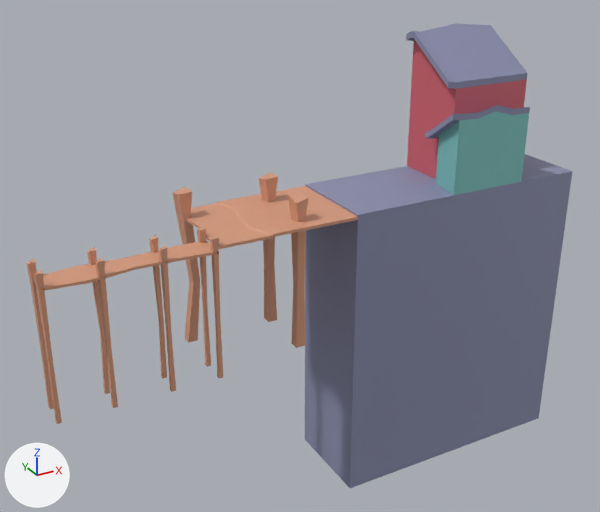
Renders of the FBX model boat/Assets/Models/LeftSideHarbour.fbx from each side of a commit.
Camera for both pictures: a camera (50 mm lens) standing at (-0.253, -0.654, 0.406) and looking at (0.116, 0.017, 0.07). Every picture has the same lights, and +X, +Y and +Z are marked at lower left. Where no turn or scale is listed for an object, it has been applied to the vertices.

Names of what the first picture shows: 'Harbour', 'HarbourWood', 'House_01', 'House_02'.
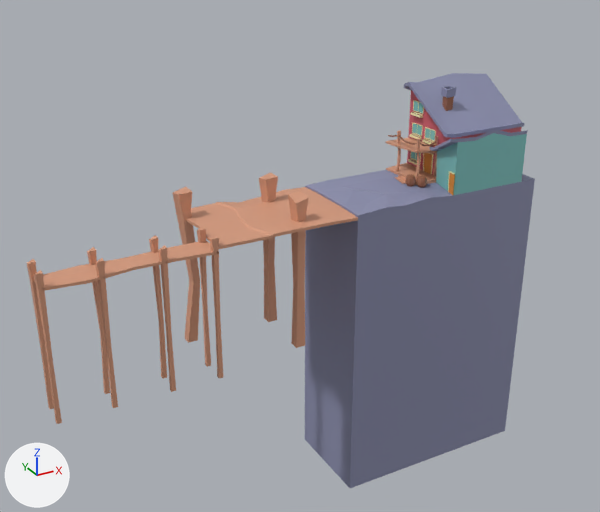
Edits to the bpy script that builds the scene:
```text
Change me_mesh_003:
    remove me_mesh_003.from_pydata(...)  # 32 vertices, 30 faces; spans x -0.0548..0.0452, y -0.0728..0.0, z 0.0..0.1489
    add me_mesh_003.from_pydata(...)  # 268 vertices, 247 faces; spans x 0.2543..0.3567, y -0.0264..0.05, z 0.1325..0.2305
    me_mesh_003 part 1: 268 vertices added at x 0.2543..0.3567, y -0.0264..0.05, z 0.1325..0.2305
    me_mesh_003 part 2: 32 vertices removed from x -0.0548..0.0452, y -0.0728..0.0, z 0.0..0.1489
Change me_mesh_002:
    remove me_mesh_002.from_pydata(...)  # 46 vertices, 44 faces; spans x -0.0083..0.0988, y 0.0..0.0532, z 0.0..0.0846
    add me_mesh_002.from_pydata(...)  # 46 vertices, 44 faces; spans x -0.0095..0.0988, y 0.0..0.0466, z 0.0..0.0605
    me_mesh_002 part 4: 37 of 46 vertices moved; they spanned x -0.0083..0.0988, y 0.0..0.0532, z 0.0..0.0846 and now span x -0.0095..0.0988, y 0.0..0.0466, z 0.0..0.0605; mean shift (0.0002, -0.0017, -0.0175); largest move (-0.0078, 0.0, 0.0825) -> (-0.009, 0.0, 0.0584)
Change me_mesh:
    remove me_mesh.from_pydata(...)  # 8 vertices, 6 faces; spans x 0.0..0.27, y -0.05..0.05, z -0.181..0.133
    add me_mesh.from_pydata(...)  # 70 vertices, 136 faces; spans x 0.0..0.217, y -0.05..0.05, z -0.181..0.135
    me_mesh part 3: 6 vertices removed from x 0.0..0.27, y -0.05..0.05, z -0.181..0.133; 68 vertices added at x 0.0..0.217, y -0.05..0.05, z -0.181..0.135
Change ob_house_02:
    ob_house_02.location: (0.3115, 0.05, 0.1325) -> (0.0, 0.0, 0.0)
Add ob_pcube12:
    ob_pcube12 = bpy.data.objects.new('pCube12', me_mesh_003_1)  # 28 vertices, 22 faces; spans x -0.02..0.02, y -0.0303..0.0303, z -0.0019..0.0019; in mat_standardmaterial (picture img_mainalbedo_png)
    ob_pcube12.location = (0.247, 0.0197, 0.1345)
Add ob_pcylinder2:
    ob_pcylinder2 = bpy.data.objects.new('pCylinder2', me_mesh_013)  # 42 vertices, 48 faces; spans x -0.00508..0.00508, y -0.00508..0.00508, z 0.0..0.01016; in mat_standardmaterial (picture img_mainalbedo_png)
    ob_pcylinder2.location = (0.2398, -0.0125, 0.1325)
Add ob_pcube3:
    ob_pcube3 = bpy.data.objects.new('pCube3', me_mesh_006)  # 20 vertices, 18 faces; spans x -0.0017..0.0023, y -0.0021..0.0017, z 0.0..0.0439; in mat_standardmaterial (picture img_mainalbedo_png)
    ob_pcube3.location = (0.2404, -0.0019, 0.1351)
Add ob_pcylinder1:
    ob_pcylinder1 = bpy.data.objects.new('pCylinder1', me_mesh_012)  # 42 vertices, 48 faces; spans x -0.00508..0.00508, y -0.00508..0.00508, z 0.0..0.01016; in mat_standardmaterial (picture img_mainalbedo_png)
    ob_pcylinder1.location = (0.2318, -0.0042, 0.1325)
Add ob_pcube1:
    ob_pcube1 = bpy.data.objects.new('pCube1', me_mesh_004)  # 13 vertices, 7 faces; spans x -0.0022..0.0018, y -0.0037..0.0084, z 0.0..0.0219; in mat_standardmaterial (picture img_mainalbedo_png)
    ob_pcube1.location = (0.2518, -0.0465, 0.1325)
Add ob_pcube5:
    ob_pcube5 = bpy.data.objects.new('pCube5', me_mesh_008)  # 20 vertices, 18 faces; spans x -0.0017..0.0023, y -0.0021..0.0017, z 0.0..0.0439; in mat_standardmaterial (picture img_mainalbedo_png)
    ob_pcube5.location = (0.2628, -0.0019, 0.1351)
Add ob_pcube14:
    ob_pcube14 = bpy.data.objects.new('pCube14', me_mesh_011)  # 16 vertices, 10 faces; spans x -0.0013..0.0, y -0.0076..0.0083, z 0.0..0.022; in mat_standardmaterial (picture img_mainalbedo_png)
    ob_pcube14.location = (0.2662, 0.0127, 0.1358)
Add ob_pcube13:
    ob_pcube13 = bpy.data.objects.new('pCube13', me_mesh_010)  # 28 vertices, 25 faces; spans x -0.0007..0.0016, y -0.0514..0.0, z -0.0052..0.0007; in mat_standardmaterial (picture img_mainalbedo_png)
    ob_pcube13.location = (0.2401, 0.05, 0.1743)
Add ob_pcube4:
    ob_pcube4 = bpy.data.objects.new('pCube4', me_mesh_007)  # 20 vertices, 18 faces; spans x -0.0017..0.0023, y -0.0021..0.0017, z 0.0..0.0439; in mat_standardmaterial (picture img_mainalbedo_png)
    ob_pcube4.location = (0.2413, 0.0327, 0.1351)
Add ob_pcube2:
    ob_pcube2 = bpy.data.objects.new('pCube2', me_mesh_005)  # 12 vertices, 10 faces; spans x -0.0295..0.0, y -0.055..0.0, z -0.0022..0.0045; in mat_standardmaterial (picture img_mainalbedo_png)
    ob_pcube2.location = (0.2662, 0.05, 0.1633)
```

Boxes (x1, y1, x2, y2) around the edits, measured in the pictures (600 x 512 px):
'Harbour', reshaped (14% narrower)
    before: (305, 154, 572, 488)
    after: (305, 170, 535, 488)
'House_02', reshaped, moved (34% shorter)
    before: (406, 23, 527, 179)
    after: (404, 73, 524, 176)
'House_01', reshaped (7% narrower, 26% shorter)
    before: (424, 105, 530, 195)
    after: (430, 129, 528, 195)
'pCube12', added (brown)
    after: (386, 163, 436, 185)
'pCube2', added
    after: (385, 138, 437, 153)
'pCube14', added
    after: (423, 153, 434, 174)
'pCube1', added
    after: (448, 171, 455, 195)
'pCube3', added
    after: (415, 139, 420, 181)
'pCube4', added
    after: (396, 130, 401, 171)
'pCylinder2', added
    after: (417, 176, 427, 187)
'pCylinder1', added
    after: (406, 174, 416, 186)
'pCube5', added
    after: (433, 136, 439, 177)
'pCube13', added
    after: (388, 135, 417, 145)
part 1 of me_mesh_003, added (blue)
    after: (404, 73, 524, 176)
part 2 of me_mesh_003, deleted
    before: (406, 23, 527, 179)
